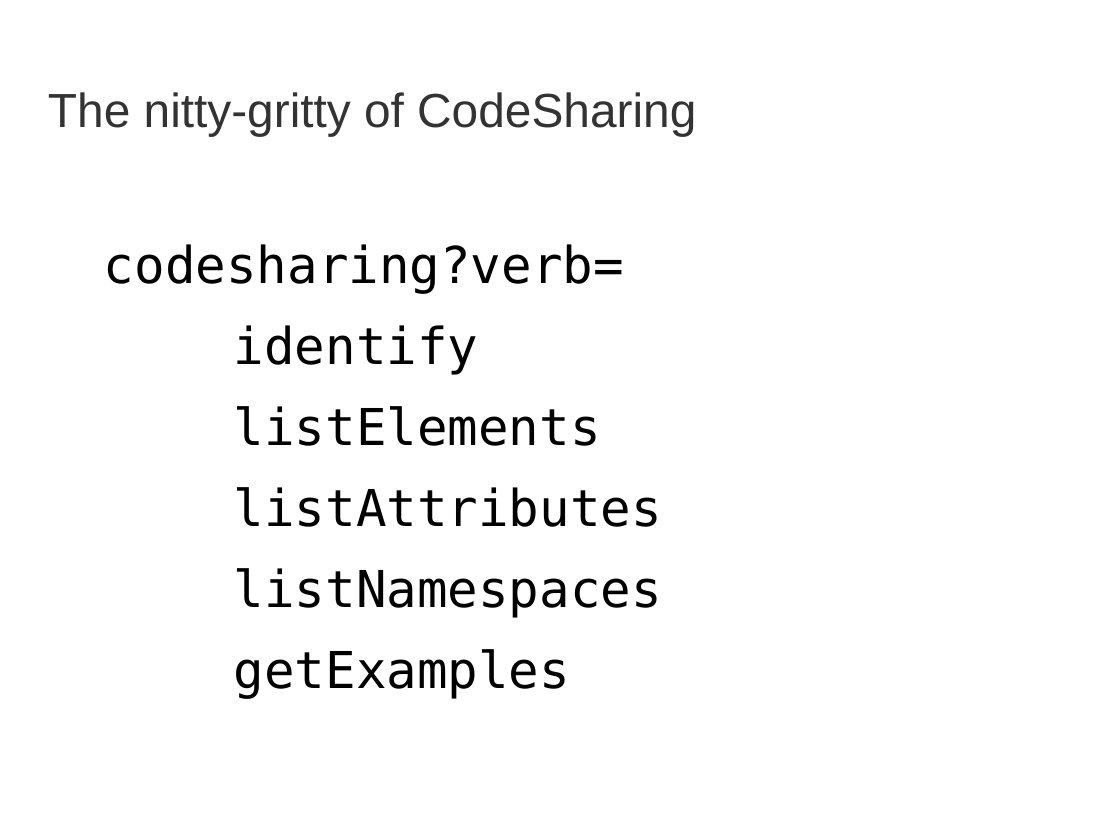
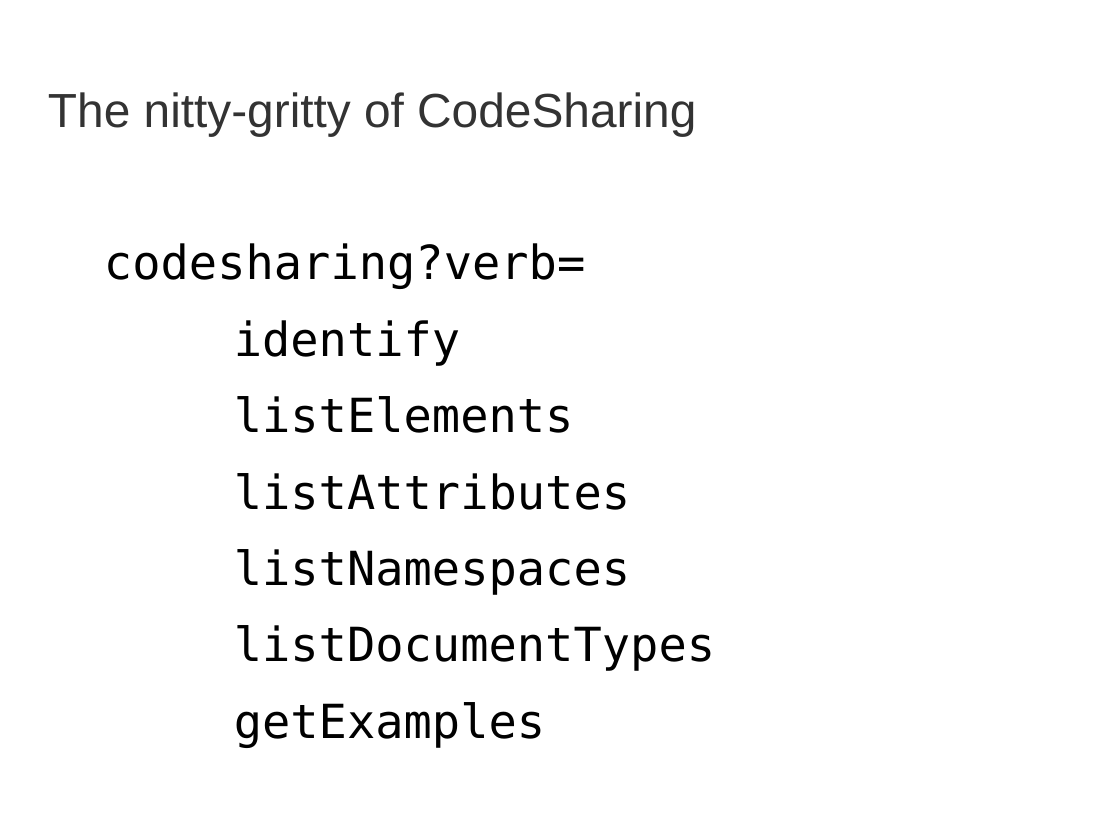
Before and after one commit to martindholmes/CodeSharing, a slide deck: slide 22 of presentations/codesharing_2014-10.odp. Drawn at 1120x840 pixels with LibreOffice and Linux fonts; fonts in the diff are those of the drawing; background and template pictures are left out. Boxes give left, top, right and bottom in pixels: in the first picture for what was removed or moved away, otherwise in the second. Text is boxed around its words. In the diff, an @@ line names an element or a change of style, - is before the commit and + after.

```diff
--- a/presentations/codesharing_2014-10.odp
+++ b/presentations/codesharing_2014-10.odp
@@ text at (104, 243, 630, 748): size 36 to 33.3 pt in "codesharing?verb=", "identify", "listElements", "listAttributes" and 2 more places @@
@@ text at (234, 625, 715, 671): paragraph added @@
+listDocumentTypes
```
Also in this commit, not shown: 1 other slide changed, 3 other files.
